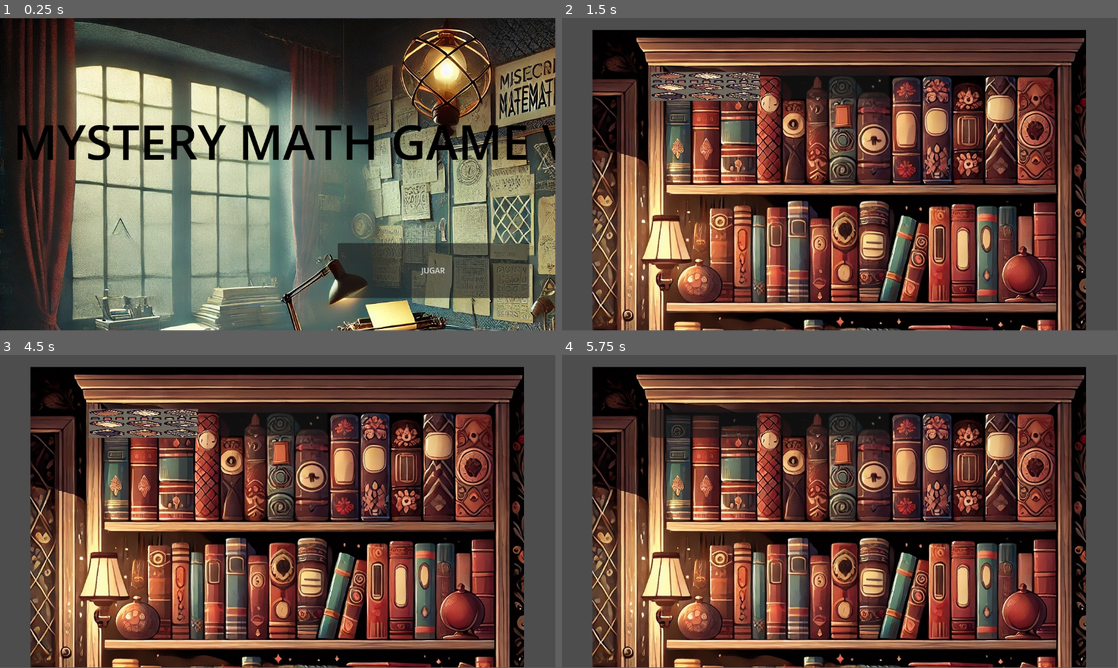
Above: before the commit, frames 1-4 (two rows, left to right).
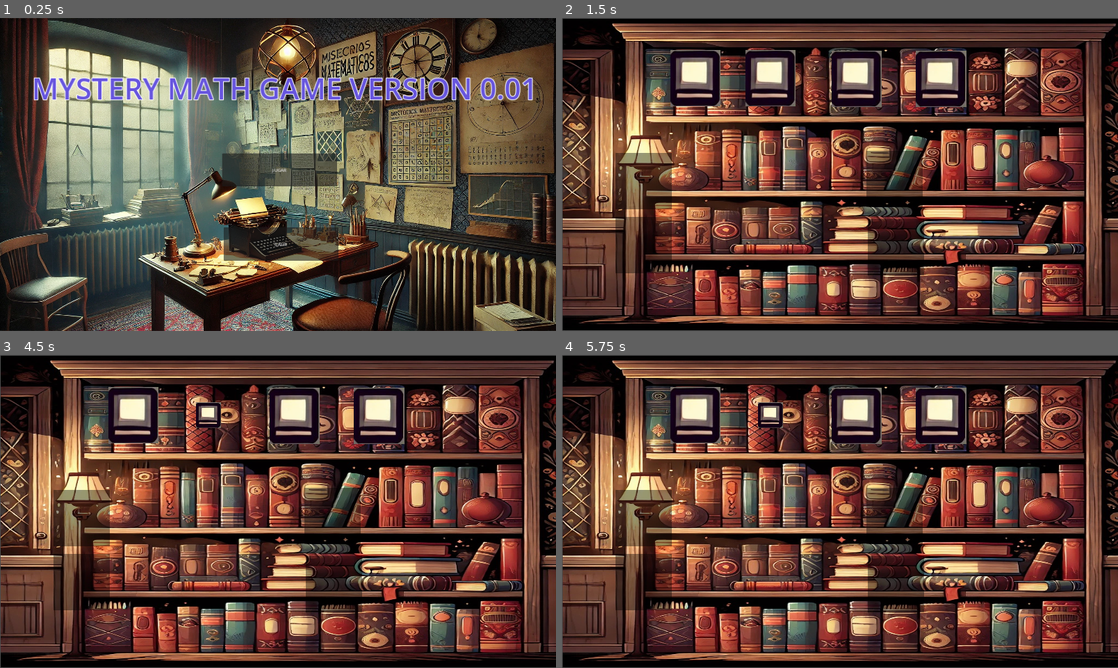
Above: after the commit, the same moments.

Repository: BurneoDanny/MysteryMathGame
Game: Godot game, scene res://scenes/menu.tscn
The game is run twice, just before and just after one commit, with the same random seed, the same clock (stepped at 60 frames per second) and the same inputs.
Inputs (mouse positions are in pixels of both pictures, inside the frame that each line leads up to):
- Up to frame 1 (0.25 s): no input
- Up to frame 2 (1.5 s): click "JUGAR" at 0.5 s; tap Enter at 1.25 s; move the mouse to (812, 237) at 1.27 s; press the mouse at (812, 237) at 1.28 s; hold Up (ui_up) from 1.28 s (still down)
- Up to frame 3 (4.5 s): tap Space at 2, 3.5 s; move the mouse to (444, 558) at 2.02 s; release the mouse at (444, 558) at 2.03 s; click (444, 558) at 2.1 s; tap Enter at 2.75, 4.25 s; move the mouse to (111, 464) at 2.77 s; release Up (ui_up) at 2.78 s; press the mouse at (111, 464) at 2.78 s; hold Left (ui_left) 2.78-4.28 s; move the mouse to (305, 511) at 3.52 s; release the mouse at (305, 511) at 3.53 s; click (305, 511) at 3.6 s; move the mouse to (194, 433) at 4.27 s; press the mouse at (194, 433) at 4.28 s; hold Down (ui_down) from 4.28 s (still down)
- Up to frame 4 (5.75 s): tap Space at 5 s; move the mouse to (962, 495) at 5.02 s; release Down (ui_down) at 5.03 s; release the mouse at (962, 495) at 5.03 s; hold Right (ui_right) from 5.03 s (still down); click (962, 495) at 5.1 s
The window is 799x449 before the commit and 800x450 after it. Grey fills any space a smaller window leaves; there, only what the larger window draws over its background counts as a difference.

The runs differ from the first frame. In frame 1, 81% of the frame differs, in the area x 0-100%, y 0-100%; in frame 2, 87%; in frame 3, 87%; in frame 4, 87%.

Commit message:
working on l-3m

Diff:
--- a/project.godot
+++ b/project.godot
@@ -14,3 +14,26 @@
 run/main_scene="res://scenes/menu.tscn"
 config/features=PackedStringArray("4.3", "Forward Plus")
 config/icon="res://icon.svg"
+
+[autoload]
+
+global="*res://scripts/global.gd"
+Test="*res://scenes/musicScene/test.tscn"
+
+[display]
+
+window/size/viewport_width=1920
+window/size/viewport_height=1080
+window/stretch/mode="canvas_items"
+
+[global_group]
+
+dropzone=""
+
+[input]
+
+click={
+"deadzone": 0.5,
+"events": [Object(InputEventMouseButton,"resource_local_to_scene":false,"resource_name":"","device":-1,"window_id":0,"alt_pressed":false,"shift_pressed":false,"ctrl_pressed":false,"meta_pressed":false,"button_mask":0,"position":Vector2(0, 0),"global_position":Vector2(0, 0),"factor":1.0,"button_index":1,"canceled":false,"pressed":false,"double_click":false,"script":null)
+]
+}
--- a/scenes/biblioteca/draggableObject.tscn
+++ b/scenes/biblioteca/draggableObject.tscn
@@ -1,11 +1,13 @@
-[gd_scene load_steps=3 format=3 uid="uid://cmac4lfkilyyr"]
+[gd_scene load_steps=4 format=3 uid="uid://cmac4lfkilyyr"]
 
+[ext_resource type="Script" path="res://scripts/library/dragObject.gd" id="1_ftrv1"]
 [ext_resource type="Texture2D" uid="uid://c6d3ai0luxlsv" path="res://assets/biblioteca/matchbook/book_tileset.jpeg" id="1_mb8yn"]
 
 [sub_resource type="RectangleShape2D" id="RectangleShape2D_rc3ly"]
 size = Vector2(89, 88.5)
 
 [node name="draggableObject" type="Node2D"]
+script = ExtResource("1_ftrv1")
 
 [node name="Sprite2D" type="Sprite2D" parent="."]
 texture = ExtResource("1_mb8yn")
@@ -17,3 +19,8 @@
 [node name="CollisionShape2D" type="CollisionShape2D" parent="Area2D"]
 position = Vector2(0, -0.25)
 shape = SubResource("RectangleShape2D_rc3ly")
+
+[connection signal="body_entered" from="Area2D" to="." method="_on_area_2d_body_entered"]
+[connection signal="body_exited" from="Area2D" to="." method="_on_area_2d_body_exited"]
+[connection signal="mouse_entered" from="Area2D" to="." method="_on_area_2d_mouse_entered"]
+[connection signal="mouse_exited" from="Area2D" to="." method="_on_area_2d_mouse_exited"]
--- a/scenes/biblioteca/dragndrop.tscn
+++ /dev/null
@@ -1,18 +0,0 @@
-[gd_scene load_steps=2 format=3 uid="uid://biaop614vseby"]
-
-[ext_resource type="Script" path="res://scripts/dragndrop.gd" id="1_725ja"]
-
-[node name="TextureRect" type="TextureRect"]
-custom_minimum_size = Vector2(40, 40)
-offset_right = 40.0
-offset_bottom = 40.0
-scale = Vector2(1.00129, 1)
-expand_mode = 1
-script = ExtResource("1_725ja")
-
-[node name="Panel" type="Panel" parent="."]
-show_behind_parent = true
-layout_mode = 0
-offset_right = 40.0
-offset_bottom = 40.0
-mouse_filter = 2
--- a/scenes/biblioteca/dragndropp.tscn
+++ /dev/null
@@ -1,12 +0,0 @@
-[gd_scene load_steps=2 format=3 uid="uid://c2njlrdlcuycn"]
-
-[ext_resource type="Script" path="res://scripts/dragndropp.gd" id="1_18vsp"]
-
-[node name="StaticBody2D" type="StaticBody2D"]
-script = ExtResource("1_18vsp")
-
-[node name="CollisionShape2D" type="CollisionShape2D" parent="."]
-
-[node name="ColorRect" type="ColorRect" parent="."]
-offset_right = 40.0
-offset_bottom = 40.0
--- /dev/null
+++ b/scenes/biblioteca/dropzone.tscn
@@ -0,0 +1,20 @@
+[gd_scene load_steps=3 format=3 uid="uid://c2njlrdlcuycn"]
+
+[ext_resource type="Script" path="res://scripts/library/dropzone.gd" id="1_8vxxj"]
+
+[sub_resource type="RectangleShape2D" id="RectangleShape2D_qa154"]
+size = Vector2(88, 88)
+
+[node name="StaticBody2D" type="StaticBody2D" groups=["dropzone"]]
+script = ExtResource("1_8vxxj")
+
+[node name="ColorRect" type="ColorRect" parent="."]
+offset_left = -45.0
+offset_top = -47.0
+offset_right = 43.0
+offset_bottom = 41.0
+
+[node name="CollisionShape2D" type="CollisionShape2D" parent="."]
+position = Vector2(-1, -3)
+shape = SubResource("RectangleShape2D_qa154")
+debug_color = Color(0.891248, 0.198822, 0.63841, 0.42)
--- a/scenes/biblioteca/third_minigame.tscn
+++ b/scenes/biblioteca/third_minigame.tscn
@@ -1,27 +1,45 @@
 [gd_scene load_steps=4 format=3 uid="uid://civ2bjsmkbodb"]
 
 [ext_resource type="Texture2D" uid="uid://wftsw3tnymej" path="res://assets/biblioteca/matchbook/fondo.jpeg" id="1_ppylg"]
-[ext_resource type="PackedScene" uid="uid://biaop614vseby" path="res://scenes/biblioteca/dragndrop.tscn" id="2_gf4ak"]
-[ext_resource type="Texture2D" uid="uid://c6d3ai0luxlsv" path="res://assets/biblioteca/matchbook/book_tileset.jpeg" id="3_wx8hq"]
+[ext_resource type="PackedScene" uid="uid://cmac4lfkilyyr" path="res://scenes/biblioteca/draggableObject.tscn" id="4_31gwd"]
+[ext_resource type="PackedScene" uid="uid://c2njlrdlcuycn" path="res://scenes/biblioteca/dropzone.tscn" id="5_dcu64"]
 
 [node name="Node2D" type="Node2D"]
 position = Vector2(591, 554)
 
 [node name="Fondo" type="Sprite2D" parent="."]
-position = Vector2(-16, -17)
+position = Vector2(370, -14.5)
+scale = Vector2(1.87109, 1.0498)
 texture = ExtResource("1_ppylg")
 
-[node name="TextureRect" parent="." instance=ExtResource("2_gf4ak")]
-offset_left = -407.0
-offset_top = -382.0
-offset_right = -367.0
-offset_bottom = -342.0
-scale = Vector2(5.68602, -1.50281)
-texture = ExtResource("3_wx8hq")
+[node name="StaticBody2D" parent="." instance=ExtResource("5_dcu64")]
+position = Vector2(-307, 15)
+scale = Vector2(2.211, 2.211)
 
-[node name="TextureRect2" parent="." instance=ExtResource("2_gf4ak")]
-offset_left = -139.0
-offset_top = -386.0
-offset_right = -99.0
-offset_bottom = -346.0
-scale = Vector2(5.68602, -1.50281)
+[node name="StaticBody2D2" parent="." instance=ExtResource("5_dcu64")]
+position = Vector2(-307, 237)
+scale = Vector2(2.211, 2.211)
+
+[node name="StaticBody2D3" parent="." instance=ExtResource("5_dcu64")]
+position = Vector2(560, 8)
+scale = Vector2(2.211, 2.211)
+
+[node name="StaticBody2D4" parent="." instance=ExtResource("5_dcu64")]
+position = Vector2(564, 243)
+scale = Vector2(2.211, 2.211)
+
+[node name="draggableObject" parent="." instance=ExtResource("4_31gwd")]
+position = Vector2(-130, -346)
+scale = Vector2(1.97398, 2.21055)
+
+[node name="draggableObject2" parent="." instance=ExtResource("4_31gwd")]
+position = Vector2(129, -346)
+scale = Vector2(1.97398, 2.21055)
+
+[node name="draggableObject3" parent="." instance=ExtResource("4_31gwd")]
+position = Vector2(426, -344)
+scale = Vector2(1.97398, 2.21055)
+
+[node name="draggableObject4" parent="." instance=ExtResource("4_31gwd")]
+position = Vector2(718, -344)
+scale = Vector2(1.97398, 2.21055)
--- a/scenes/menu.tscn
+++ b/scenes/menu.tscn
@@ -5,7 +5,8 @@
 
 [sub_resource type="LabelSettings" id="LabelSettings_1acri"]
 font_size = 100
-font_color = Color(0, 0, 0, 1)
+font_color = Color(0.402571, 0.335596, 0.871681, 1)
+outline_size = 10
 
 [node name="Control" type="Control"]
 layout_mode = 3
@@ -16,33 +17,33 @@
 
 [node name="TextureRect" type="TextureRect" parent="."]
 layout_mode = 0
-offset_right = 1792.0
-offset_bottom = 1024.0
+offset_right = 1920.0
+offset_bottom = 1080.0
 texture = ExtResource("2_b0jae")
 
 [node name="Label" type="Label" parent="."]
 layout_mode = 0
-offset_left = 27.0
-offset_top = 187.0
-offset_right = 1773.0
-offset_bottom = 324.0
+offset_left = 110.0
+offset_top = 174.0
+offset_right = 1856.0
+offset_bottom = 311.0
 text = "MYSTERY MATH GAME VERSION 0.01"
 label_settings = SubResource("LabelSettings_1acri")
 
 [node name="Button" type="Button" parent="."]
 layout_mode = 0
-offset_left = 701.0
+offset_left = 767.0
 offset_top = 467.0
-offset_right = 1098.0
+offset_right = 1164.0
 offset_bottom = 581.0
 text = "JUGAR"
 
 [node name="Button2" type="Button" parent="."]
 layout_mode = 0
-offset_left = 706.0
-offset_top = 728.0
-offset_right = 1103.0
-offset_bottom = 842.0
+offset_left = 772.0
+offset_top = 723.0
+offset_right = 1169.0
+offset_bottom = 837.0
 text = "SALIR"
 
 [node name="Node2D" type="Node2D" parent="."]
--- /dev/null
+++ b/scenes/musicScene/test.tscn
@@ -0,0 +1,7 @@
+[gd_scene load_steps=2 format=3 uid="uid://bdcubcfhljwkv"]
+
+[ext_resource type="AudioStream" uid="uid://c1lsbeefqducy" path="res://sounds/music/relax1.mp3" id="1_c42m3"]
+
+[node name="AudioStreamPlayer2D" type="AudioStreamPlayer2D"]
+stream = ExtResource("1_c42m3")
+autoplay = true
--- a/scripts/dragndrop.gd
+++ /dev/null
@@ -1,23 +0,0 @@
-extends TextureRect
-
-
-func _get_drag_data(at_position: Vector2) -> Variant:
-	var preview_texture = TextureRect.new()
-
-	preview_texture.texture = texture
-	preview_texture.expand_mode = 1
-	preview_texture.size = Vector2(30,30)
-
-	var preview = Control.new()
-	preview.add_child(preview_texture)
-	set_drag_preview(preview)
-
-	texture = null
-
-	return preview_texture.texture
-
-func _can_drop_data(at_position: Vector2, data: Variant) -> bool:
-	return data is Texture2D
-
-func _drop_data(at_position: Vector2, data: Variant) -> void:
-	texture = data
--- /dev/null
+++ b/scripts/global.gd
@@ -0,0 +1,3 @@
+extends Node
+
+var is_dragging = false
--- /dev/null
+++ b/scripts/library/dragObject.gd
@@ -0,0 +1,48 @@
+extends Node2D
+
+var draggable = false
+var is_inside_dropzone = false
+var body_ref
+var offset: Vector2
+var initialPos: Vector2
+
+func _process(delta: float) -> void:
+	if draggable:
+		if Input.is_action_just_pressed("click"):
+			initialPos = global_position
+			offset = get_global_mouse_position() - global_position
+			global.is_dragging = true
+		if Input.is_action_pressed("click"):
+			global_position = get_global_mouse_position() - offset
+		elif Input.is_action_just_released("click"):
+			global.is_dragging = false
+			var tween = get_tree().create_tween()
+			if is_inside_dropzone:
+				tween.tween_property(self, 'position', body_ref.position, 0.2).set_ease(Tween.EASE_OUT)
+			else:
+				tween.tween_property(self, 'global_position', position, 0.2).set_ease(Tween.EASE_OUT)
+
+func _on_area_2d_body_entered(body: Node2D) -> void:
+	if body.is_in_group('dropzone'):
+		body.modulate = Color(Color.BLACK,1)
+		is_inside_dropzone = true
+		body_ref = body
+
+
+
+func _on_area_2d_body_exited(body: Node2D) -> void:
+	if body.is_in_group('dropzone'):
+		is_inside_dropzone = false
+		body.modulate = Color(Color.BLACK, 0.4)
+
+
+func _on_area_2d_mouse_entered() -> void:
+	if not global.is_dragging:
+		draggable = true
+		scale = Vector2(1.05, 1.05)
+
+
+func _on_area_2d_mouse_exited() -> void:
+	if not global.is_dragging:
+		draggable = false
+		scale = Vector2(1, 1)
--- a/scripts/dragndropp.gd
+++ b/scripts/library/dropzone.gd
@@ -3,7 +3,7 @@
 
 # Called when the node enters the scene tree for the first time.
 func _ready() -> void:
-	modulate = Color(Color.BLACK, 0.7)
+	modulate = Color(Color.BLACK, 0.4)
 	pass # Replace with function body.
 
 
Not shown, added: sounds/music/relax1.mp3.import
Not shown, added: sounds/music/relax1.mp3
